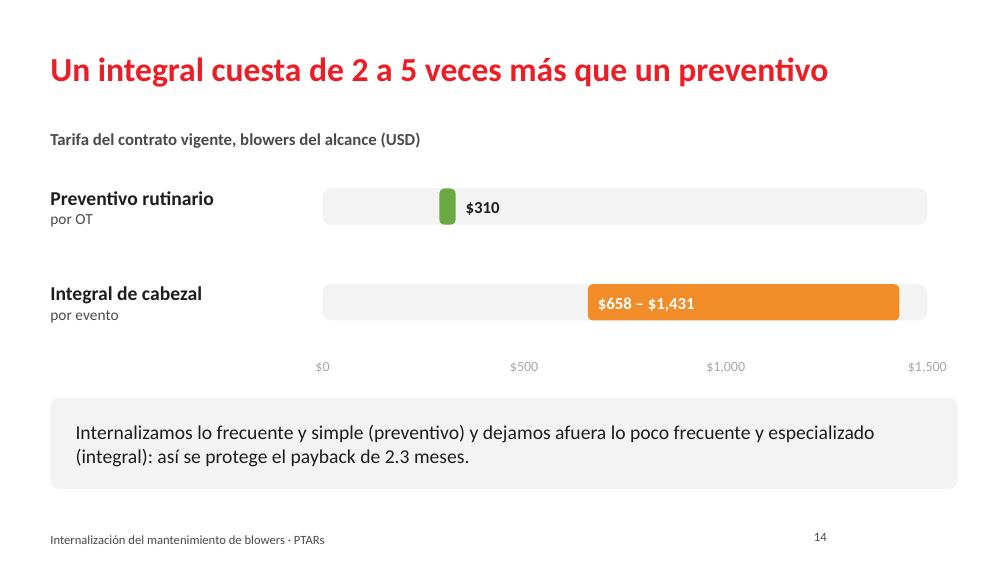
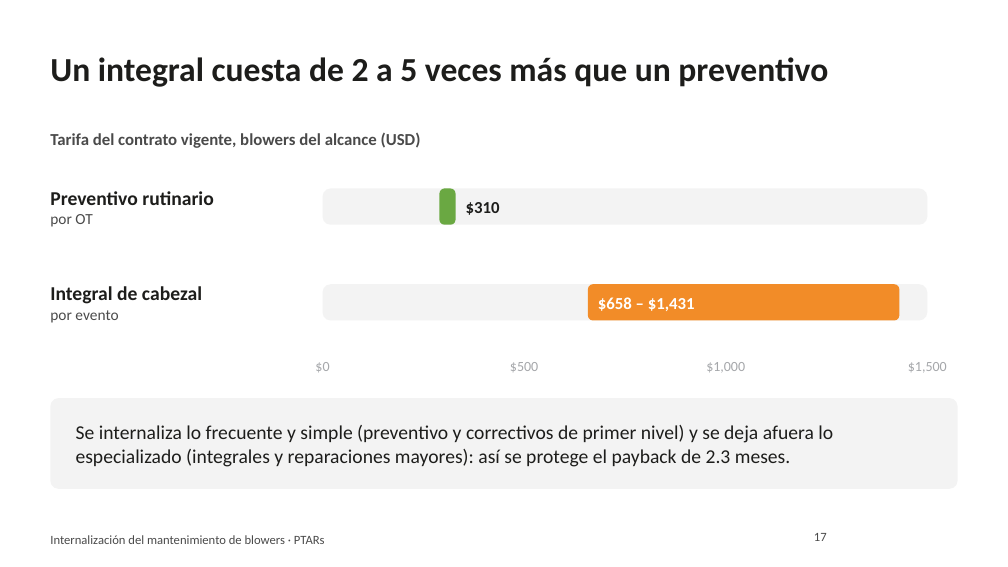
Before and after one commit to jjsamcar/Codigo-IA, a slide deck: slide 17 of presentaciones/Blowers_PTARs_Resumen_Gerencia.pptx (slide 14 before the commit). Drawn at 1008x567 pixels with LibreOffice and Linux fonts; fonts in the diff are those of the drawing; background and template pictures are left out. Boxes give left, top, right and bottom in pixels: in the first picture for what was removed or moved away, otherwise in the second. Text is boxed around its words. In the diff, an @@ line names an element or a change of style, - is before the commit and + after.

```diff
--- a/presentaciones/Blowers_PTARs_Resumen_Gerencia.pptx
+++ b/presentaciones/Blowers_PTARs_Resumen_Gerencia.pptx
@@ title "Un integral cuesta de 2 ..." at box(50, 57, 828, 87): text colour #ED1D26 to #1D1D1B @@
@@ text at box(76, 425, 833, 467): text changed @@
-Internalizamos lo frecuente y simple (preventivo) y dejamos afuera lo poco frecuente y especializado (integral): así se protege el payback de 2.3 meses.
+Se internaliza lo frecuente y simple (preventivo y correctivos de primer nivel) y se deja afuera lo especializado (integrales y reparaciones mayores): así se protege el payback de 2.3 meses.
@@ page number at box(814, 533, 827, 541): text changed @@
-14
+17
```
Also in this commit, not shown: 12 other slides changed, 4 slides added, 1 slide removed.
